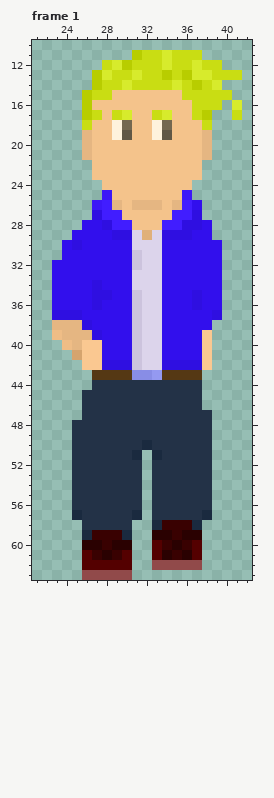
Two states of a pixel-art file, Assets/art/MainCharacters/Liam/liamRunD.aseprite. This is how it looked before the edit.
64x64 pixels, 5 frames. Pixels under 10% opacity are left out. Colours within 5 levels of each other are drawn and written as one. Shown: frame 1: x 21..42, y 10..63. The commit also changed other frames, which this record leaves out.
And afterwards:
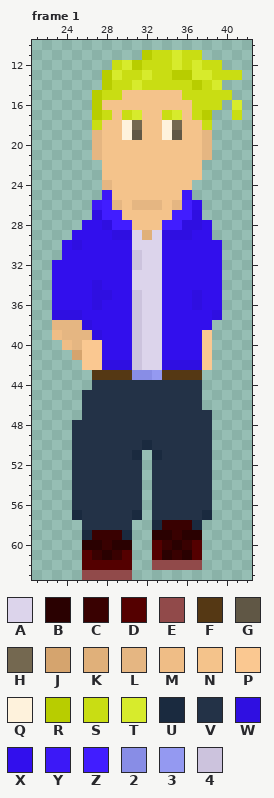
Palette (. is transparent): A #dcd4eb  B #2a0101  C #390101  D #540000  E #914a4a  F #553814  G #605745  H #746850  J #d5a46e  K #e0b07a  L #e5b682  M #efbd86  N #f4c38b  P #fac891  Q #fef2dc  R #b8cd00  S #c9dd13  T #d7eb2c  U #1a2a3f  V #233247  W #2f0fe1  X #320fed  Y #3c18f7  Z #411dff  2 #888de6  3 #9499f1  4 #ccc3dd
What changed:
{"where": "frame 1"}
{"frame":1,"y":11,"x":31,"old":"RS","new":".R"}
{"frame":1,"y":11,"x":34,"old":"TS","new":"ST"}
{"frame":1,"y":12,"x":28,"old":"STRS","new":".STR"}
{"frame":1,"y":12,"x":34,"old":"TS","new":"ST"}
{"frame":1,"y":13,"x":27,"old":"RTS","new":".RT"}
{"frame":1,"y":13,"x":31,"old":"TS","new":"ST"}
{"frame":1,"y":13,"x":34,"old":"RS","new":"SR"}
{"frame":1,"y":14,"x":27,"old":"RS","new":".R"}
{"frame":1,"y":14,"x":30,"old":"TS","new":"ST"}
{"frame":1,"y":14,"x":35,"old":"T","new":"S"}
{"frame":1,"y":15,"x":26,"old":"RS","new":".R"}
{"frame":1,"y":15,"x":29,"old":"N","new":"S"}
{"frame":1,"y":16,"x":26,"old":"RN","new":".R"}
{"frame":1,"y":17,"x":26,"old":"RSNSTN","new":".RSNST"}
{"frame":1,"y":17,"x":33,"old":"STN","new":"NST"}
{"frame":1,"y":18,"x":26,"old":"SN","new":".S"}
{"frame":1,"y":18,"x":29,"old":"QHN","new":"NQH"}
{"frame":1,"y":18,"x":33,"old":"QHN","new":"NQH"}
{"frame":1,"y":19,"x":26,"old":"LN","new":".L"}
{"frame":1,"y":19,"x":29,"old":"QGN","new":"NQG"}
{"frame":1,"y":19,"x":33,"old":"QGN","new":"NQG"}
{"frame":1,"y":20,"x":26,"old":"LN","new":".L"}
{"frame":1,"y":21,"x":26,"old":"LN","new":".L"}
{"frame":1,"y":22,"x":27,"old":"N","new":"."}
{"frame":1,"y":23,"x":27,"old":"N","new":"."}
{"frame":1,"y":24,"x":28,"old":"N","new":"L"}
{"label":"changed","picture_box":[82,50,182,190]}
